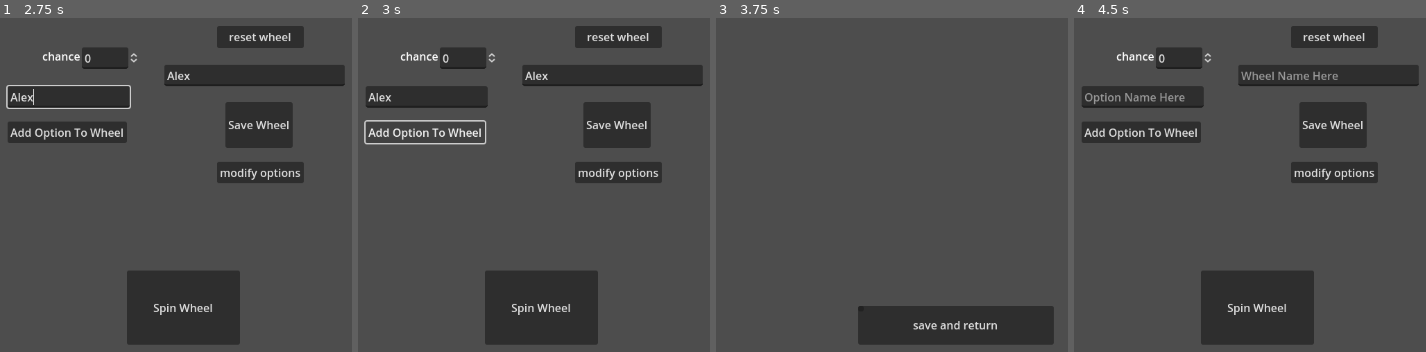
Above: before the commit, frames 1-4 (left to right).
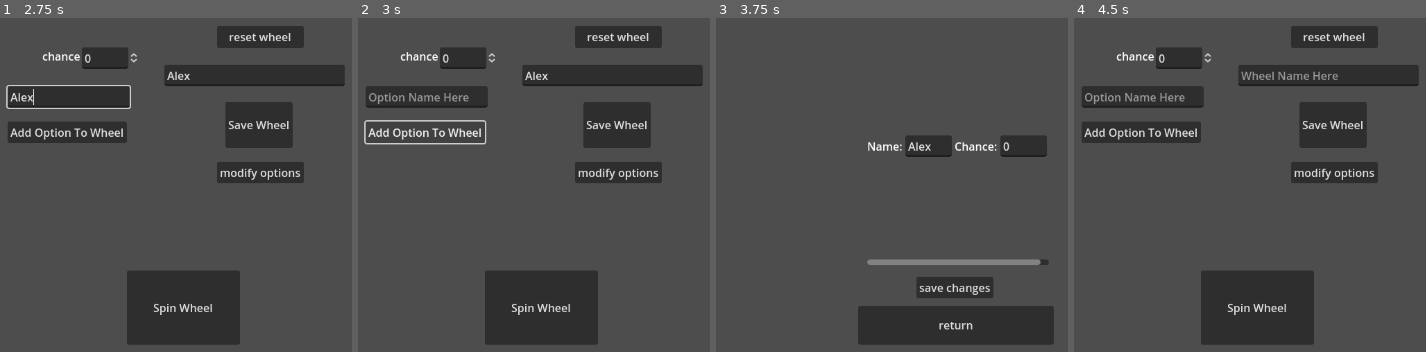
Above: after the commit, the same moments.

Repository: ArminKuburas/godot_spinner
Game: Godot game, scene res://wheel_element_creation.tscn
Two runs of this game, one before a commit and one after it. Both use one fixed random seed, a clock stepped at 60 frames per second and the inputs below.
Inputs (mouse positions are in pixels of both pictures, inside the frame that each line leads up to):
- Up to frame 1 (2.75 s): click (112, 94) at 0.52 s; type "Alex" at 0.6 s; click "finish" at 1.25 s; click (253, 74) at 2.02 s; type "Alex" at 2.1 s; click (70, 98) at 2.25 s; type "Alex" at 2.33 s
- Up to frame 2 (3 s): click "Add Option To Wheel" at 2.75 s
- Up to frame 3 (3.75 s): click "modify options" at 3.5 s
- Up to frame 4 (4.5 s): click "save and return" (after the commit: "return") at 4.25 s

Frame 1 is identical in both runs. In frame 2, 0.4% of the frame differs, in the area x 2-32%, y 22-26%; in frame 3, 4.4%, in the area x 42-95%, y 35-94%; in frame 4, nothing differs.
Error before the commit: Invalid call. Nonexistent function 'append' in base 'Dictionary'. (res://node_2d.gd:109)

Commit message:
fix: fixed a few issues.

Diff:
--- a/godot-spinner-project/Global.gd
+++ b/godot-spinner-project/Global.gd
@@ -1,6 +1,6 @@
 extends Node
 var elements = {}
-var wheel_options = {}
+var wheel_options = []
 var element_amount = 0
 
 # Called when the node enters the scene tree for the first time.
--- a/godot-spinner-project/modify_options.gd
+++ b/godot-spinner-project/modify_options.gd
@@ -39,6 +39,24 @@
 			hbox.add_child(element_spinbox)
 		vbox.add_child(hbox)
 
+func save_modified_options() -> void:
+	var vbox = $Options_Container/VBoxContainer
+	for hbox in vbox.get_children():
+		var option_name = hbox.get_child(1).text
+		var option_chance = hbox.get_child(3).value
+
+		var effects = {}
+		for element in Global.elements:
+			var element_spinbox = hbox.get_node(option_name + "_" + element + "_spinbox")
+			effects[element] = element_spinbox.value
+
+		# Find and update the corresponding option in Global.options
+		for option in Global.wheel_options:
+			if option["name"] == option_name:
+				option["name"] = option_name
+				option["chance"] = option_chance
+				option["effects"] = effects
+
 # Called every frame. 'delta' is the elapsed time since the previous frame.
 func _process(delta: float) -> void:
 	pass
@@ -48,4 +66,4 @@
 
 
 func _on_save_changes_pressed() -> void:
-	pass # Replace with function body.
+	save_modified_options()
--- a/godot-spinner-project/modify_options.tscn
+++ b/godot-spinner-project/modify_options.tscn
@@ -12,6 +12,7 @@
 script = ExtResource("1_lpsup")
 
 [node name="Options_Container" type="ScrollContainer" parent="."]
+layout_mode = 0
 offset_left = 280.0
 offset_top = 207.0
 offset_right = 542.0
@@ -26,14 +27,15 @@
 offset_top = 453.0
 offset_right = 549.0
 offset_bottom = 509.0
-text = "save and return"
+text = "return"
 
 [node name="save_changes" type="Button" parent="."]
 layout_mode = 0
-offset_left = 267.0
-offset_top = 453.0
-offset_right = 275.0
-offset_bottom = 461.0
+offset_left = 351.0
+offset_top = 411.0
+offset_right = 462.0
+offset_bottom = 442.0
+text = "save changes"
 
 [connection signal="pressed" from="return_to_spin" to="." method="_on_return_to_spin_pressed"]
 [connection signal="pressed" from="save_changes" to="." method="_on_save_changes_pressed"]
--- a/godot-spinner-project/node_2d.gd
+++ b/godot-spinner-project/node_2d.gd
@@ -7,6 +7,7 @@
 # Called when the node enters the scene tree for the first time.
 func _ready() -> void:
 	randomize()
+	print("Type of options at the start of this scene: ", typeof(options))
 	$Button.connect("pressed", Callable(self, "_on_button_pressed"))
 	$ConfirmButton.connect("pressed", Callable(self, "_on_confirm_button_pressed"))
 	$wheel_save_button.connect("pressed", Callable(self, "_on_wheel_save_button_pressed"))
@@ -14,9 +15,14 @@
 	var dir = DirAccess.open("user://wheels")
 	if dir == null:
 		DirAccess.make_dir_absolute("user://wheels")
-	if Global.wheel_options != null:
-		options = Global.wheel_options
+	print("I am here")
+	if Global.wheel_options != []:
+		print("inside if statement that checks if the global wheel options is null or not")
+		print("Type of options: ", typeof(options))
+		print("This is wheel options", Global.wheel_options)
+		options = Global.wheel_options.duplicate(true)
 		Global.wheel_options.clear()
+	print("Type of options: ", typeof(options))
 	create_elements_menu()
 	load_saved_wheels()
 
@@ -91,13 +97,12 @@
 func _on_confirm_button_pressed() -> void:
 	var option_name = $option_name.text
 	var chance = $option_chance.value
+	print("Type of options: ", typeof(options))
 	if $option_name.text == "":
 		print("Given input incorrect as a name is missing")
 		return
 	var effects = {}
 	var scroll_container = $elements_wheel.get_node("ElementModifications")
-	if scroll_container != null:
-		print("scroll container found")
 	for element in Global.elements:
 		print("this is element: ", element)
 		var input_field = scroll_container.find_child(element + "_spinbox", true, false)
@@ -106,7 +111,8 @@
 			effects[element] = input_field.value
 		else:
 			print("Could not find SpinBox for element: ", element)
-	options.append({"name": option_name, "chance": chance, "effects": effects})
+	print("Type of options: ", typeof(options))
+	options.push_back({"name": option_name, "chance": chance, "effects": effects})
 	$option_chance.value = 0
 	$option_name.text = ""
 	reset_spinbox_values()
